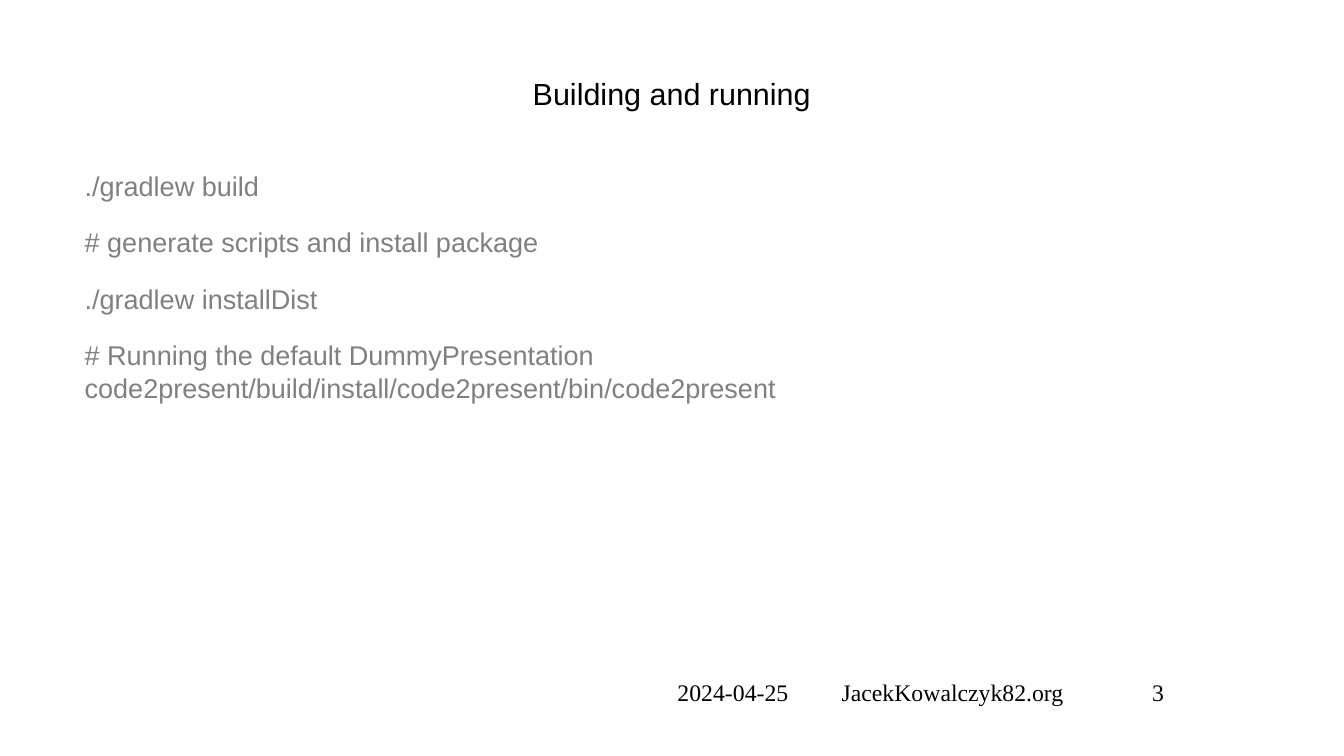
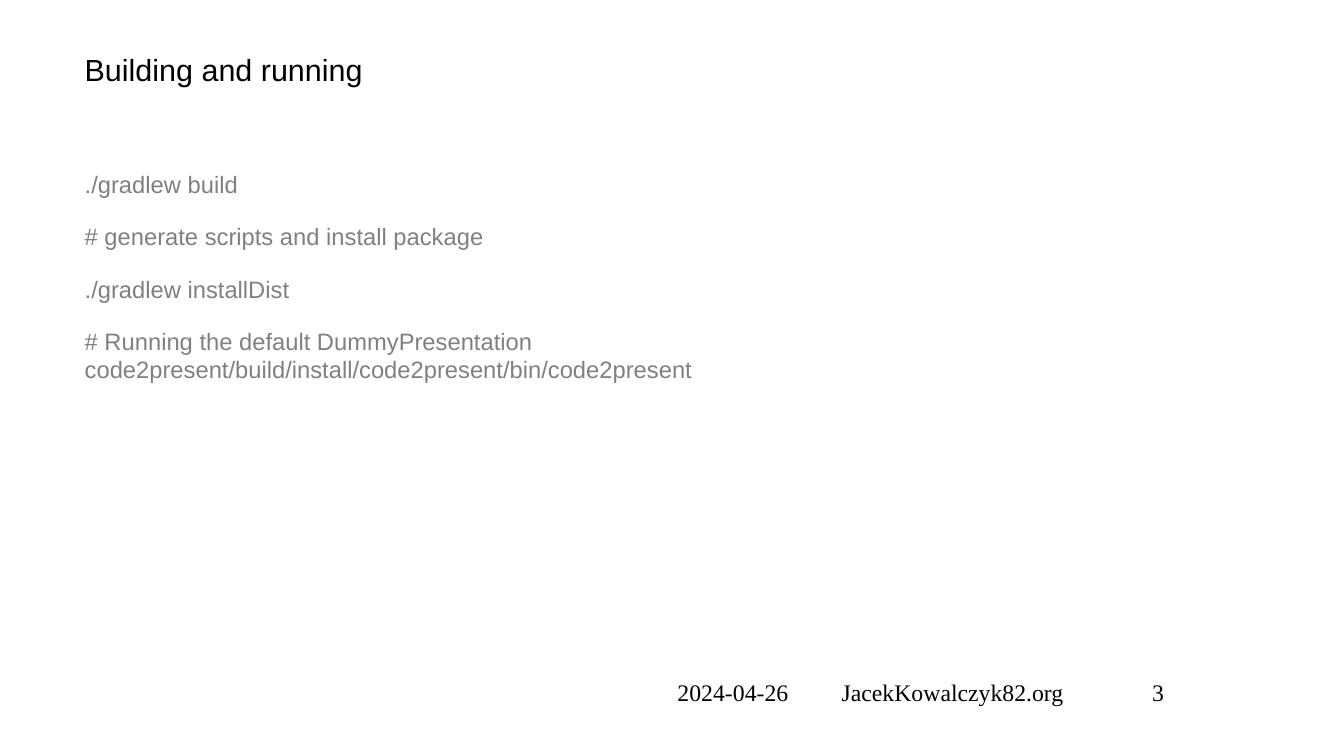
Before and after one commit to jacekkowalczyk82/code-2-present, a slide deck: slide 4 of HowTo-presentation.pptx. Drawn at 1344x756 pixels with LibreOffice and Linux fonts; fonts in the diff are those of the drawing; background and template pictures are left out. Boxes give left, top, right and bottom in pixels: in the first picture for what was removed or moved away, otherwise in the second. Text is boxed around its words. In the diff, an @@ line names an element or a change of style, - is before the commit and + after.

```diff
--- a/HowTo-presentation.pptx
+++ b/HowTo-presentation.pptx
@@ title "Building and running": place and size @@
-title "Building and running" at <box>533,83,811,111</box>
+title "Building and running" at <box>85,59,363,87</box>
@@ title "Building and running" at <box>85,59,363,87</box>: alignment centre to left; vertical alignment middle to top @@
@@ text "./gradlew build # generate scripts ..." at <box>85,176,692,383</box>: size 16 to 14 pt @@
@@ text at <box>677,684,1164,706</box>: text changed @@
-2024-04-25 JacekKowalczyk82.org 3
+2024-04-26 JacekKowalczyk82.org 3
```
Also in this commit, not shown: 7 other slides changed, 8 other files.
